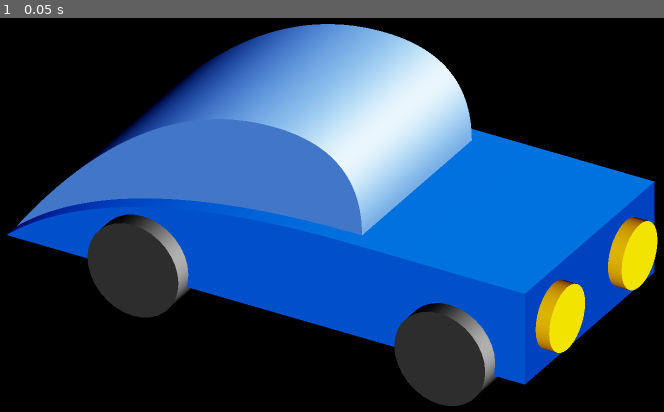
Above: before the commit, frame 1.
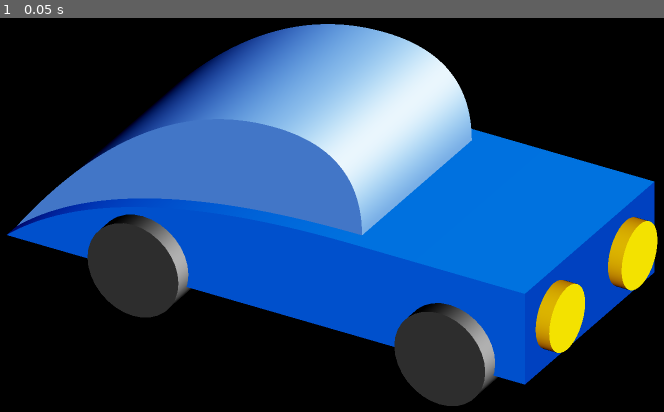
Above: after the commit, the same moment.

Repository: kvu787/Worlds
Game: Godot game, scene res://Scenes/SlopeCar/SlopeCar_Palette6.tscn
The game is run twice, just before and just after one commit, with the same random seed, the same clock (stepped at 60 frames per second) and the same inputs. The project has no main scene, so this scene is started directly.
Inputs:
- Up to frame 1 (0.05 s): no input

The runs differ from the first frame. In frame 1, 0.1% of the frame differs, in the area x 81-98%, y 50-86%.

Commit message:
Adjust color

Diff:
--- a/Godot/ShaderTest/Materials/SlopeCar/Palette6/Headlights.tres
+++ b/Godot/ShaderTest/Materials/SlopeCar/Palette6/Headlights.tres
@@ -8,6 +8,6 @@
 shader_parameter/_BASE_COLOR = Color(0.90982777, 0.79595864, 0, 1)
 shader_parameter/_BASE_COLOR_POSITION = 0.6550000311125
 shader_parameter/_SHIFT = 0.6550000311125
-shader_parameter/_ROTATION = 334.6400158954
+shader_parameter/_ROTATION = 0.0
 shader_parameter/_DARKEN_RATIO = 1.0
 shader_parameter/_LIGHTEN_RATIO = 1.0
